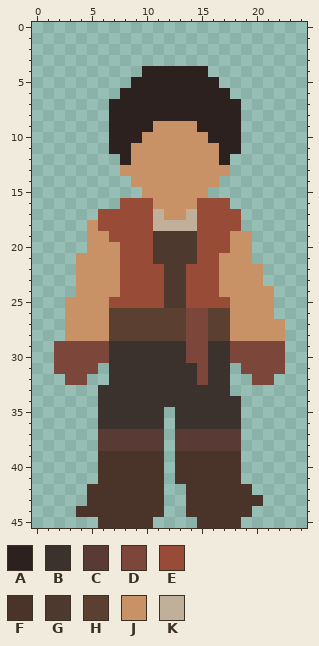
Edited in one commit: pixel-art file (npc03.aseprite). Above, as it was before the edit.
25x46 pixels, 1 frame. Colours within 5 levels of each other are drawn and written as one.
Visible layers, top first: "base_colors", "body_block".
Palette (. is transparent): A #2c211e  B #3b322e  C #5a3a35  D #7c463b  E #984b36  F #4a3329  G #4d392d  H #5b4031  J #c99266  K #c1b099
Pixels before, first column x 2:
 4 ........AAAAAA.......
 5 .......AAAAAAAA......
 6 ......AAAAAAAAAA.....
 7 .....AAAAAAAAAAAA....
 8 .....AAAAAAAAAAAA....
 9 .....AAAAJJJJAAAA....
10 .....AAAJJJJJJAAA....
11 .....AAJJJJJJJJAA....
12 ......AJJJJJJJJA.....
13 ......JJJJJJJJJJ.....
14 .......JJJJJJJJ......
15 ........JJJJJJ.......
16 ......EEEJJJJEEE.....
17 ....EEEEEKJJKEEEE....
18 ...JEEEEEKKKKEEEE....
19 ...JJEEEEGGGGEEEJJ...
20 ...JJJEEEGGGGEEEJJ...
21 ..JJJJEEEGGGGEEJJJ...
22 ..JJJJEEEEGGEEEJJJJ..
23 ..JJJJEEEEGGEEEJJJJ..
24 ..JJJJEEEEGGEEEJJJJJ.
25 .JJJJEEEEEGGEEEEJJJJ.
26 .JJJJHHHHHHHDDHHJJJJ.
27 .JJJJHHHHHHHDDHHJJJJJ
28 .JJJJHHHHHHHDDHHJJJJJ
29 DDDDDBBBBBBBDDBBDDDDD
30 DDDDDBBBBBBBDDBBDDDDD
31 DDDD.BBBBBBBBDBB.DDDD
32 .DD..BBBBBBBBDBB..DD.
33 ....BBBBBBBBBBBB.....
34 ....BBBBBBBBBBBBB....
35 ....BBBBBB.BBBBBB....
36 ....BBBBBB.BBBBBB....
37 ....CCCCCC.CCCCCC....
38 ....CCCCCC.CCCCCC....
39 ....FFFFFF.FFFFFF....
40 ....FFFFFF.FFFFFF....
41 ....FFFFFF.FFFFFF....
42 ...FFFFFFF..FFFFFF...
43 ...FFFFFFF..FFFFFFF..
44 ..FFFFFFFF..FFFFFF...
45 ....FFFFF....FFFF....
New version:
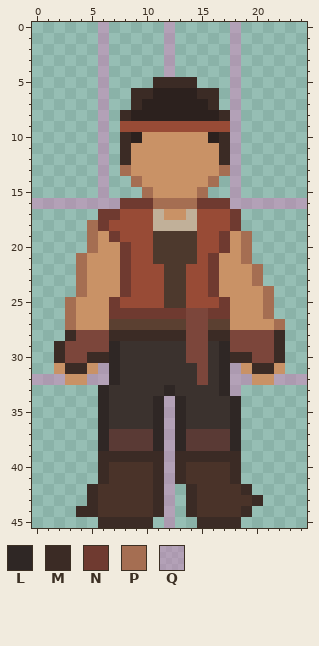
Colours new in this view: L #2f2725  M #3b2b25  N #6f3a30  P #a56e52  Q #d77bba70
From old to new:
layer "guide" now shown
layer "body_block" now hidden
layer "outlines" added
Layers "outlines", "base_colors", "guide":
y 0..3: x 6 . -> Q; x 12 . -> Q; x 18 . -> Q
y 4: x 6 . -> Q; x 10..15 AAAAAA -> ..Q...; x 18 . -> Q
y 5: x 6 . -> Q; x 9..16 AAAAAAAA -> ..MMMM..; x 18 . -> Q
y 6: x 6 . -> Q; x 8..10 AAA -> .MM; x 15..18 AAA. -> MM.Q
y 7: x 6..9 .AAA -> Q..M; x 16..18 AAA -> M.Q
y 8: x 6..8 .AA -> Q.M; x 17..18 AA -> MQ
y 9: x 6..18 .AAAAJJJJAAAA -> Q.EEEEEEEEEEQ
y 10..11: x 6..8 .AA -> Q.M; x 17..18 AA -> MQ
y 12: x 6 . -> Q; x 8 A -> M; x 17..18 A. -> MQ
y 13: x 6 . -> Q; x 8 J -> P; x 17..18 J. -> PQ
y 14: x 6 . -> Q; x 9 J -> P; x 16 J -> P; x 18 . -> Q
y 15: x 6 . -> Q; x 10 J -> P; x 15 J -> P; x 18 . -> Q
y 16: x 0..24 ........EEEJJJJEEE....... -> QQQQQQQQNNNPPPPNNNQQQQQQQ
y 17: x 6..7 EE -> NN; x 18 E -> N
y 18: x 5..6 JE -> PN; x 18 E -> N
y 19: x 5 J -> P; x 7 E -> N; x 17 E -> N; x 19 J -> P
y 20: x 5 J -> P; x 8 E -> N; x 17 E -> N; x 19 J -> P
y 21: x 4 J -> P; x 8 E -> N; x 16 E -> N; x 19 J -> P
y 22..23: x 4 J -> P; x 8 E -> N; x 16 E -> N; x 20 J -> P
y 24: x 4 J -> P; x 8 E -> N; x 16 E -> N; x 21 J -> P
y 25: x 3 J -> P; x 7 E -> N; x 17 E -> N; x 21 J -> P
y 26: x 3 J -> P; x 7..13 HHHHHHH -> NNNNNNN; x 16..17 HH -> NN; x 21 J -> P
y 27: x 3 J -> P; x 22 J -> P
y 28: x 3..13 JJJJHHHHHHH -> MDDDMMMMMMM; x 16..22 HHJJJJJ -> MMDDDDM
y 29: x 2 D -> M; x 7 B -> L; x 17 B -> L; x 22 D -> M
y 30: x 2 D -> M; x 5..7 DDB -> MML; x 17..19 BDD -> LMM; x 22 D -> M
y 31: x 2..7 DDDD.B -> JMMJQL; x 17..22 B.DDDD -> LQJMMJ
y 32: x 0..7 ...DD..B -> QQQJJQQL; x 17..24 B..DD... -> LQQJJQQQ
y 33: x 6 B -> L; x 12 B -> L; x 17..18 B. -> LQ
y 34: x 6 B -> L; x 11..13 BBB -> LQL; x 18 B -> L
y 35..36: x 6 B -> L; x 11..13 B.B -> LQL; x 18 B -> L
y 37..38: x 6 C -> L; x 11..13 C.C -> LQL; x 18 C -> L
y 39: x 6..18 FFFFFF.FFFFFF -> MMMMMMQMMMMMM
y 40..41: x 6 F -> M; x 11..13 F.F -> MQM; x 18 F -> M
y 42: x 5 F -> M; x 11..12 F. -> MQ; x 14 F -> M; x 19 F -> M
y 43: x 5 F -> M; x 11..12 F. -> MQ; x 14 F -> M; x 20 F -> M
y 44: x 4..5 FF -> MM; x 11..12 F. -> MQ; x 14 F -> M; x 19 F -> M
y 45: x 6..10 FFFFF -> MMMMM; x 12 . -> Q; x 15..18 FFFF -> MMMM
Where, in picture pixels (left, top, right, bottom), the same in both pictures:
changed: (32, 22, 307, 528)
